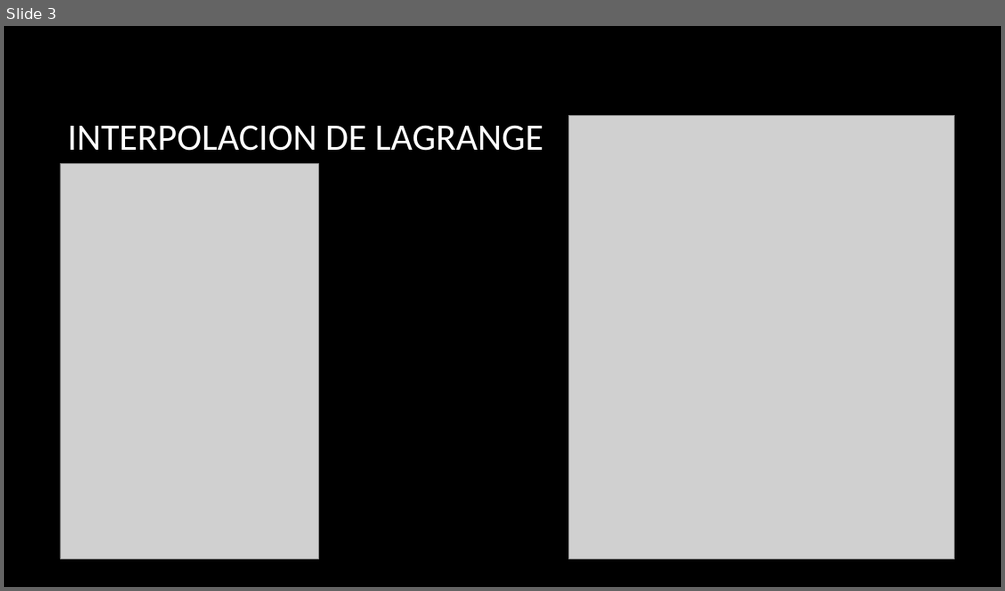
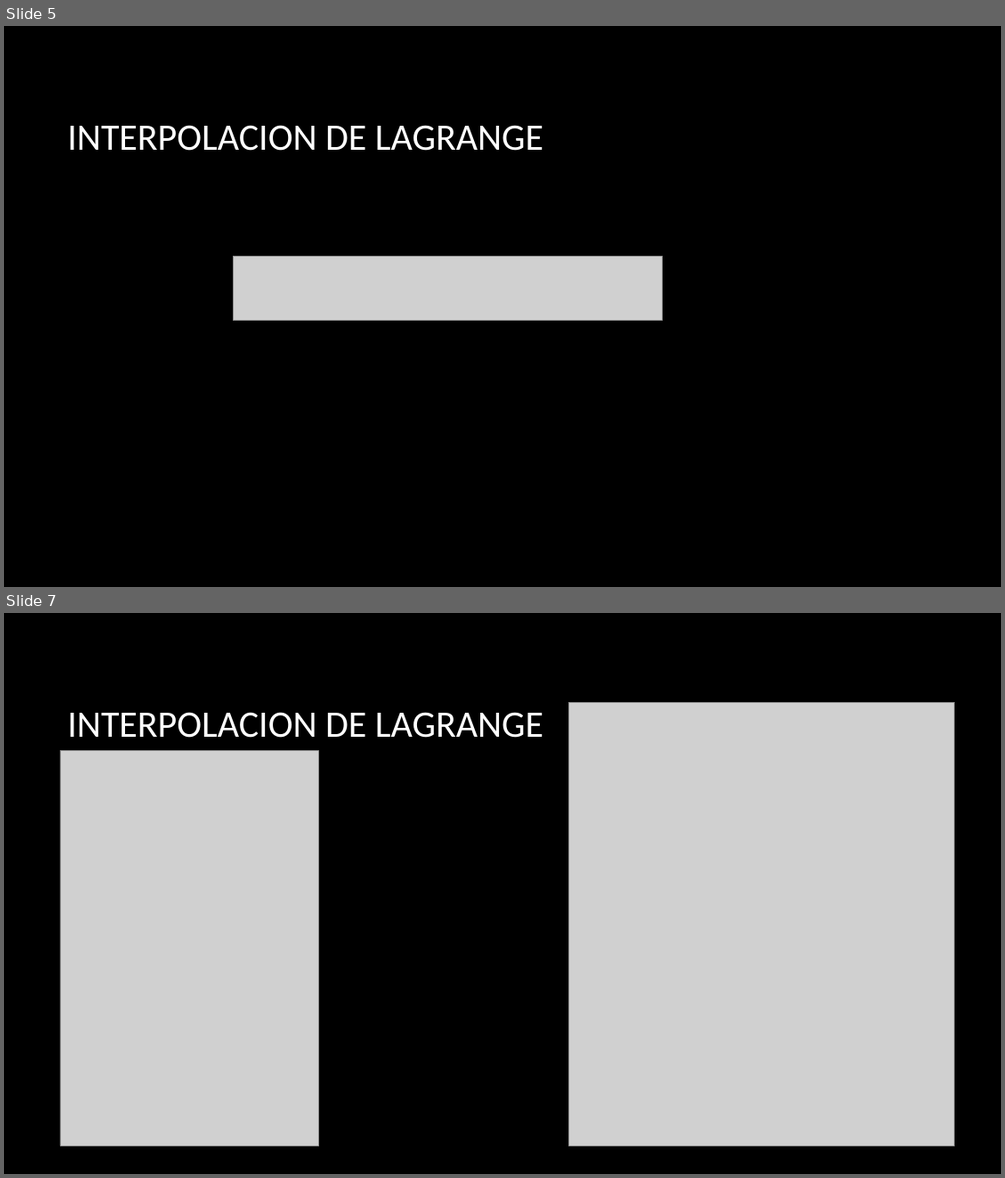
Before and after one commit to Crxwler/Numerical-Methods, a slide deck: Documentos/Métodos numéricos.pptx. Shown one above the other, each under a label of ours: slide 3 before the commit, slides 5 and 7 after it; the slides between them are not shown. The pictures are 1005x591 and 1005x1178 pixels, drawn with LibreOffice and Linux fonts; fonts in the diff are those of the drawing; grey boxes stand for pictures; background and template pictures are left out. Boxes give left, top, right and bottom in pixels: in the first picture for what was removed or moved away, otherwise in the second. Text is boxed around its words. In the diff, an @@ line names an element or a change of style, - is before the commit and + after.

```diff
--- a/Documentos/Métodos numéricos.pptx
+++ b/Documentos/Métodos numéricos.pptx
@@ slide 5 added at <box>4,26,1001,587</box>, background picture (left out) @@
@@ title added at <box>67,125,543,151</box>, 36 pt, text #FFFFFF @@
+INTERPOLACION DE LAGRANGE
@@ picture added at <box>234,257,662,320</box> @@
@@ what was slide 3 is now slide 7 @@
```
Also in this commit, not shown: 1 slide changed, 3 other slides added, 1 other file.
